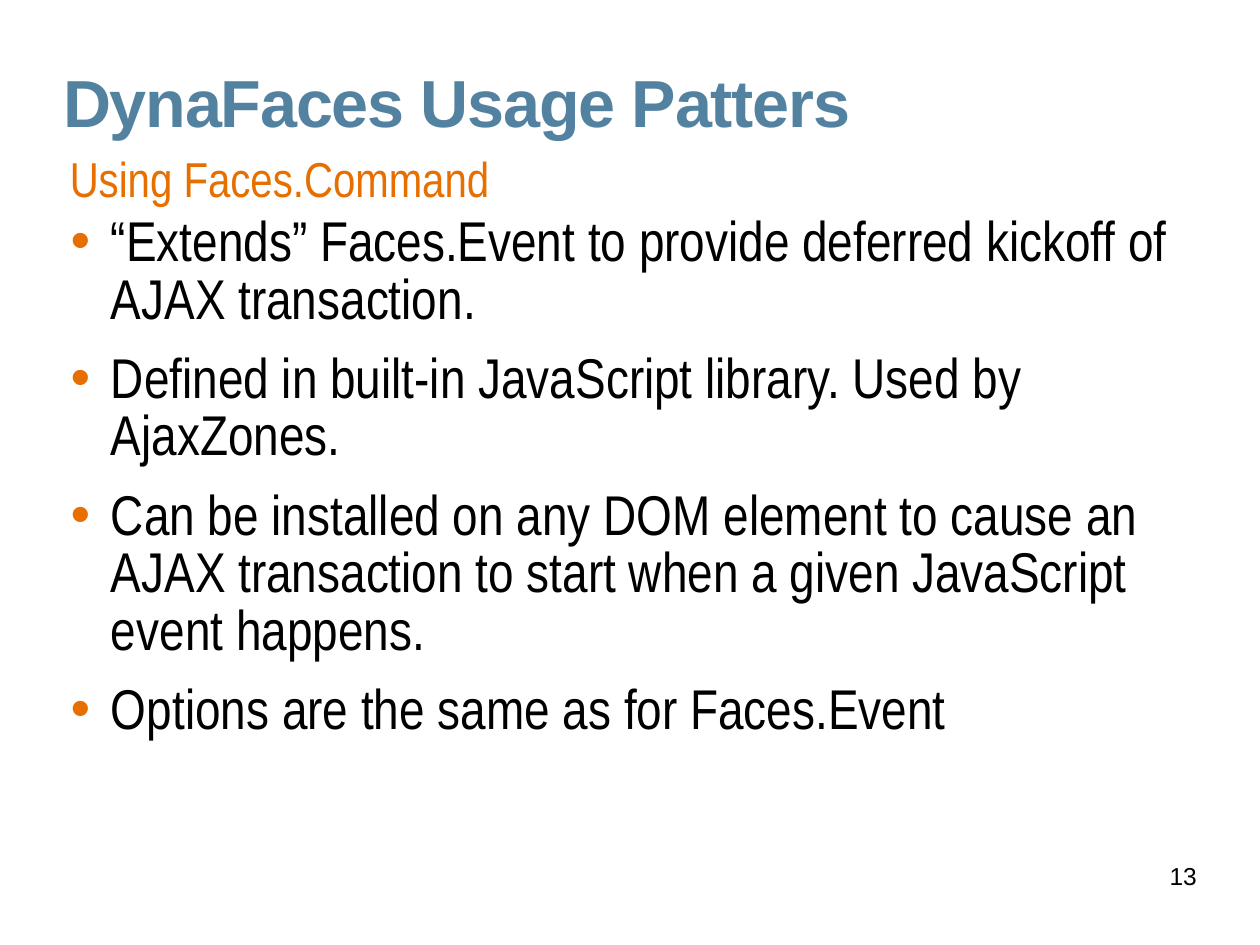
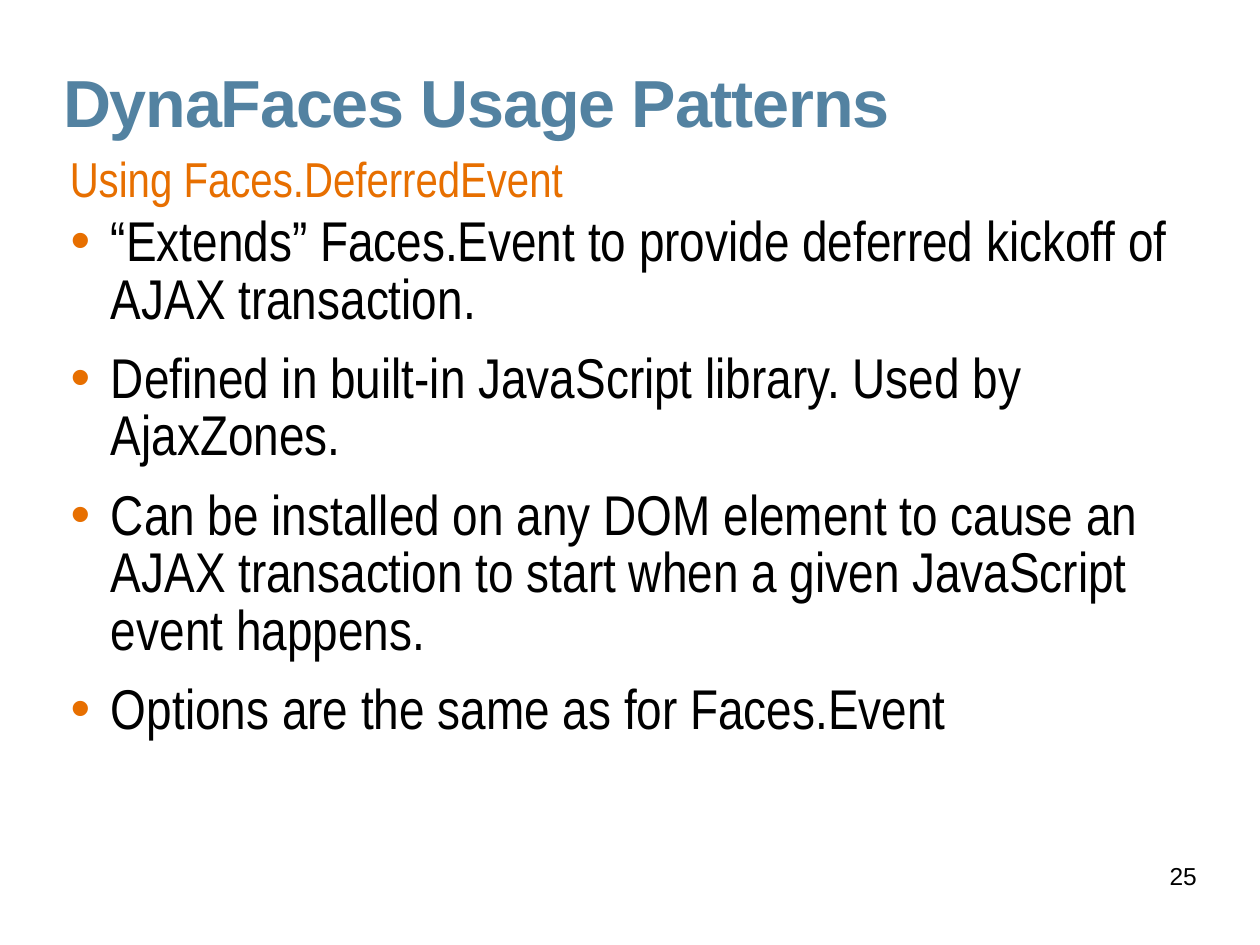
Before and after one commit to javaee/javaserverfaces-extensions, a slide deck: slide 25 of www/slides/dynafaces-advanced.odp (slide 13 before the commit). Drawn at 1260x945 pixels with LibreOffice and Linux fonts; fonts in the diff are those of the drawing; background and template pictures are left out. Boxes give left, top, right and bottom in pixels: in the first picture for what was removed or moved away, otherwise in the second. Text is boxed around its words. In the diff, an @@ line names an element or a change of style, - is before the commit and + after.

```diff
--- a/www/slides/dynafaces-advanced.odp
+++ b/www/slides/dynafaces-advanced.odp
@@ title at (x1=63, y1=81, x2=890, y2=139): text changed @@
-DynaFaces Usage Patters
+DynaFaces Usage Patterns
@@ text at (x1=70, y1=161, x2=563, y2=206): text changed @@
-Using Faces.Command
+Using Faces.DeferredEvent
@@ page number at (x1=1170, y1=868, x2=1197, y2=886): text changed @@
-13
+25
```
Also in this commit, not shown: 17 other slides changed, 7 slides added.
